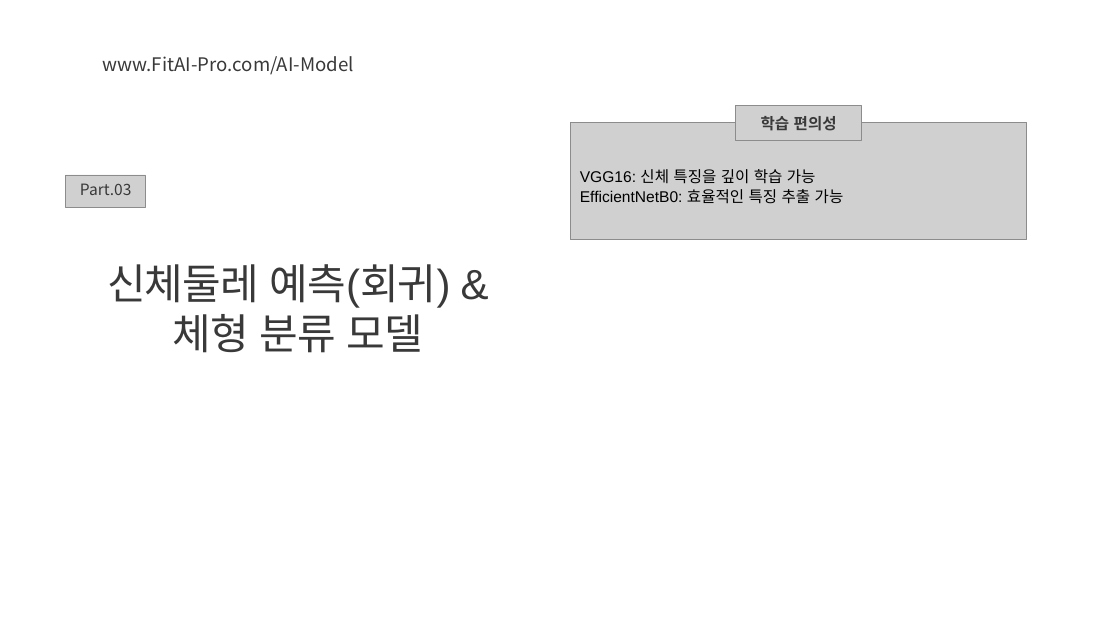
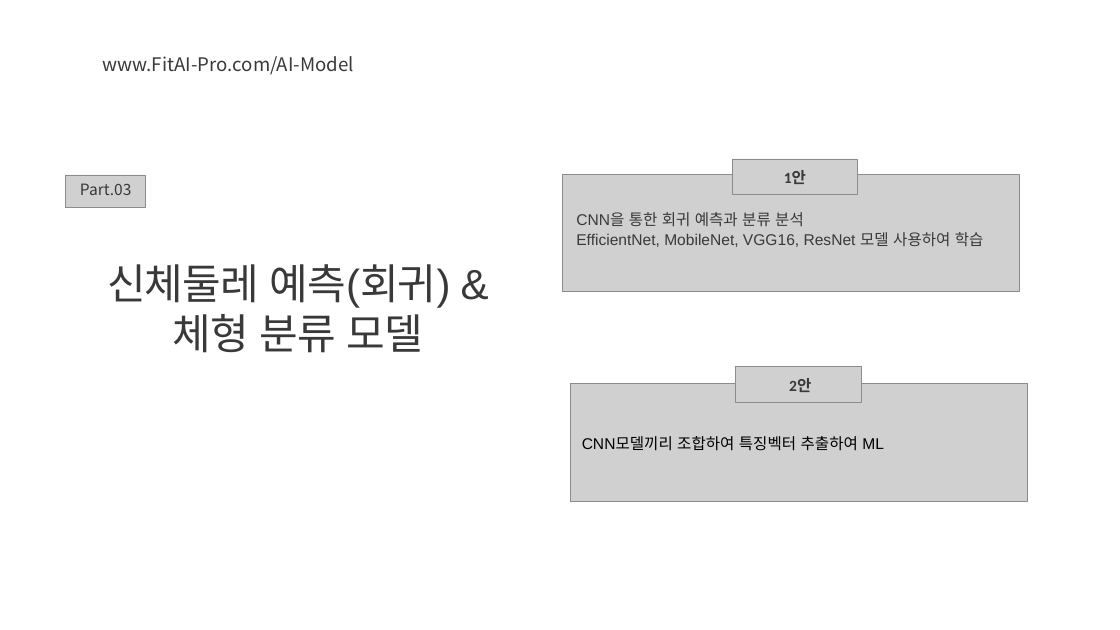
Before and after one commit to ssoom98/FitAI_Pro, a slide deck: slide 18 of ppt/FitAI-Pro_CSM.pptx. Drawn at 1120x630 pixels with LibreOffice and Linux fonts; fonts in the diff are those of the drawing; grey boxes stand for pictures; background and template pictures are left out. Boxes give left, top, right and bottom in pixels: in the first picture for what was removed or moved away, otherwise in the second. Text is boxed around its words. In the diff, an @@ line names an element or a change of style, - is before the commit and + after.

Commit message:
'ppt'

```diff
--- a/ppt/FitAI-Pro_CSM.pptx
+++ b/ppt/FitAI-Pro_CSM.pptx
@@ picture: place and size @@
-picture at [570,122,1026,240]
+picture at [563,174,1019,292]
@@ picture: place and size @@
-picture at [736,105,861,141]
+picture at [732,159,858,195]
@@ text at [784,170,806,184]: text changed; font Noto Sans CJK KR to Calibri @@
-학습 편의성
+1안
@@ text at [576,212,984,247]: text changed; text colour #000000 to #393939 @@
-VGG16: 신체 특징을 깊이 학습 가능
-EfficientNetB0: 효율적인 특징 추출 가능
+CNN을 통한 회귀 예측과 분류 분석
+EfficientNet, MobileNet, VGG16, ResNet 모델 사용하여 학습
@@ group added at [570,366,1026,501]: 2 pictures, 2 texts @@
+CNN모델끼리 조합하여 특징벡터 추출하여 ML
+2안
```
Also in this commit, not shown: 1 other slide changed.
